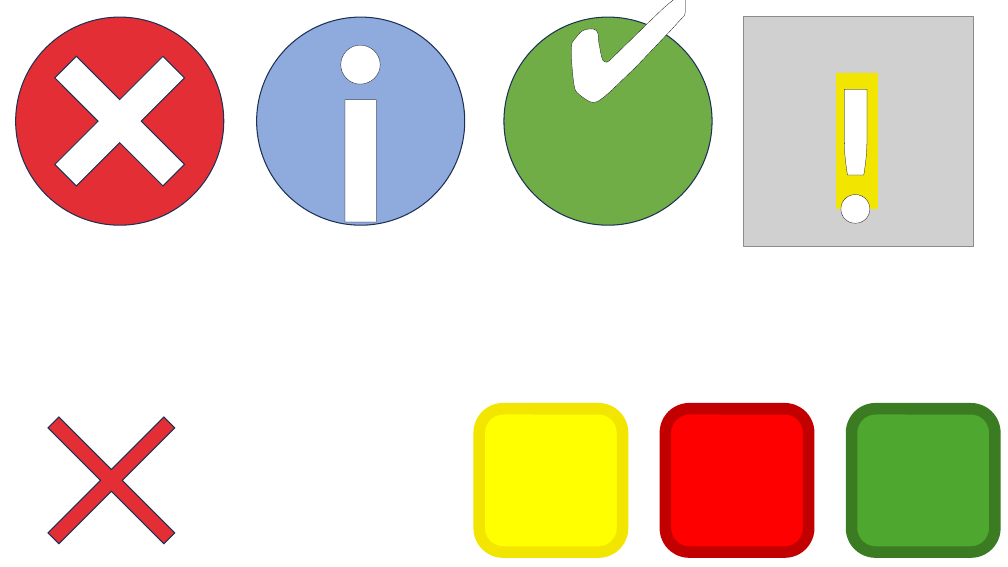
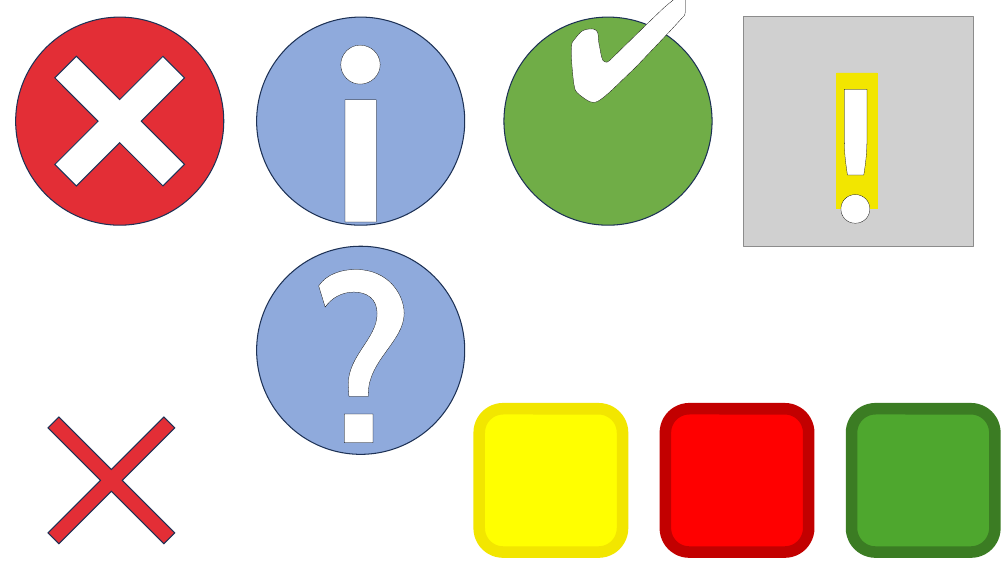
Before and after one commit to scrutinydebugger/scrutiny-devtools, a slide deck: slide 3 of graphics/graphics.pptx. Drawn at 1008x567 pixels with LibreOffice and Linux fonts; fonts in the diff are those of the drawing; grey boxes stand for pictures. Boxes give left, top, right and bottom in pixels: in the first picture for what was removed or moved away, otherwise in the second. Text is boxed around its words. In the diff, an @@ line names an element or a change of style, - is before the commit and + after.

```diff
--- a/graphics/graphics.pptx
+++ b/graphics/graphics.pptx
@@ ellipse added at bbox=[256, 247, 464, 454], fill #8FAADC, outline #1E3256 1 pt, 220 pt, text #FFFFFF, bold @@
+?
```
Also in this commit, not shown: 1 other file.
